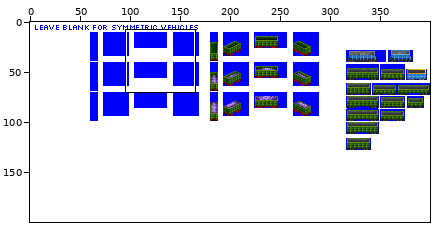
A sprite sheet gets an edit: src/graphics/pony/dump_car_pony_gen_5B.png. Above, an overview of the earlier version with the close-up marked.
Close-up. The starting point:
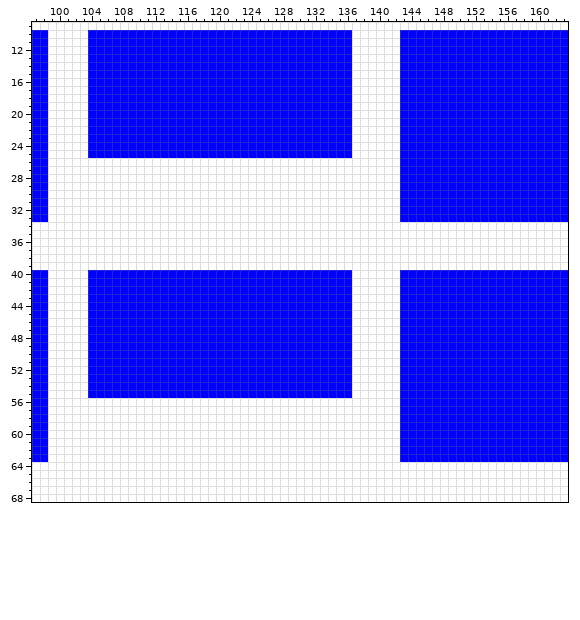
The file is 400x200 pixels. Shown: x 97..163, y 9..68. The commit also changed other parts of the picture, which this record leaves out.
The same view after the edit:
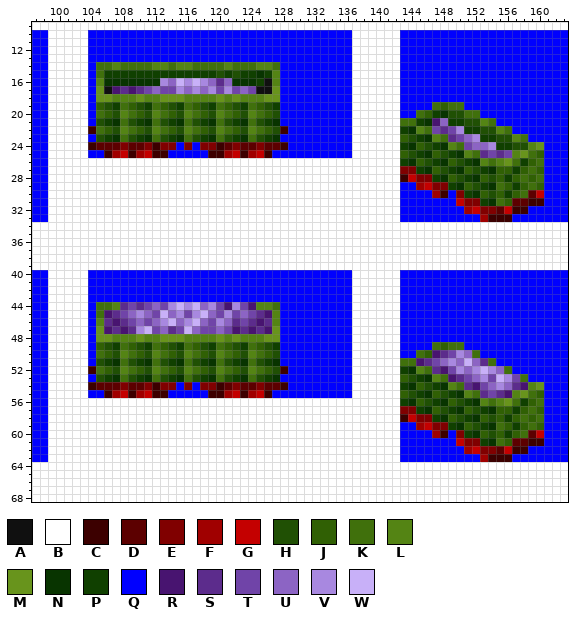
Palette (. is transparent): A #101010  B #ffffff  C #3c0000  D #5c0000  E #800000  F #a00000  G #c40000  H #205004  J #306004  K #40700c  L #548414  M #68941c  N #083400  P #104000  Q #0000ff  R #481470  S #5c2c8c  T #7044a8  U #8c64c4  V #a888e0  W #c8b0f8
Edits made:
Changed rows in their new state; - is an unchanged pixel.
first column x 104:
14 -KKLKKKKLLKLLKKKKLKKKLLK---------------------------------
15 -KPPPPPPPPPPPPPPHPHPPNPL---------------------------------
16 -LNNNNNNNVUWVWVUSUNNNPAL---------------------------------
17 -MARSRSTUTTVUVUVTVTUTAAM---------------------------------
18 -MMLLLMLLMMMLLLLMLMLLLMM---------------------------------
19 -JHPKJHPKJHPKJHPKJHPKJHP-------------------KJKK----------
20 -KJHLKJHLKJHLKJHLKJHLKJH-----------------KJPNHHKK--------
21 -HPNKHPNKHPNKHPNKHPNKHPN---------------KKPNRUPPHHLK------
22 CKJHLKJHLKJHLKJHLKJHLKJHC--------------PNLKTSTVPPHHLK----
23 -HPNKHPNKHPNKHPNKHPNKHPN---------------JHPNLKSTUVPPHHLK--
24 CDDDEDDECEE-E-EECDEDDEDDC--------------PNJHPNLKTUUVPPHHLM
25 --CFGCFGCC-----CCFGCFGC----------------JHPNJHPNLKSTSTLMKJ
26 ---------------------------------------PNJHPNJHPNLKLMKPJK
27 ---------------------------------------EEPNJHPNJHPNJJPJKJ
28 ---------------------------------------CGEEPNJHPNJHJPJKJK
29 -----------------------------------------FGEEPNJHPNKJPJKJ
30 -------------------------------------------FC-EPNJHJPJKDG
31 ----------------------------------------------GEEPNKJDDCC
32 -----------------------------------------------FGEEDGCC--
33 -------------------------------------------------FCCC----
first column x 104:
44 -KKLSTSTUTVWVWUVTRVTRLLK---------------------------------
45 -KRSTUVUTWUVTVWUTVTUTSRL---------------------------------
46 -LSRSTUTUVWUVWUTVUSTSRSL---------------------------------
47 -MRSRSVWTUSTWUTTUTRSRSRM---------------------------------
48 -MMLLLMLLMMMLLLLMLMLLLMM---------------------------------
49 -JHPKJHPKJHPKJHPKJHPKJHP-------------------KJKK----------
50 -KJHLKJHLKJHLKJHLKJHLKJH-----------------KJRSTVUK--------
51 -HPNKHPNKHPNKHPNKHPNKHPN---------------KKRSTUVUWUSK------
52 CKJHLKJHLKJHLKJHLKJHLKJHC--------------PNLKSRTVUVWVUK----
53 -HPNKHPNKHPNKHPNKHPNKHPN---------------JHPNLKRSTUVTWVTK--
54 CDDDEDDECEE-E-EECDEDDEDDC--------------PNJHPNLKSRTUVUSRLM
55 --CFGCFGCC-----CCFGCFGC----------------JHPNJHPNLKSTSRLMKJ
56 ---------------------------------------PNJHPNJHPNLKLMKPJK
57 ---------------------------------------EEPNJHPNJHPNJJPJKJ
58 ---------------------------------------CGEEPNJHPNJHJPJKJK
59 -----------------------------------------FGEEPNJHPNKJPJKJ
60 -------------------------------------------FC-EPNJHJPJKDG
61 ----------------------------------------------GEEPNKJDDCC
62 -----------------------------------------------FGEEDGCC--
63 -------------------------------------------------FCCC----
Pixel boxes of the changes (left, top, right, bottom) in both close-ups:
changed: (88, 62, 288, 158)
changed: (400, 102, 544, 222)
changed: (88, 302, 288, 398)
changed: (400, 342, 544, 462)
